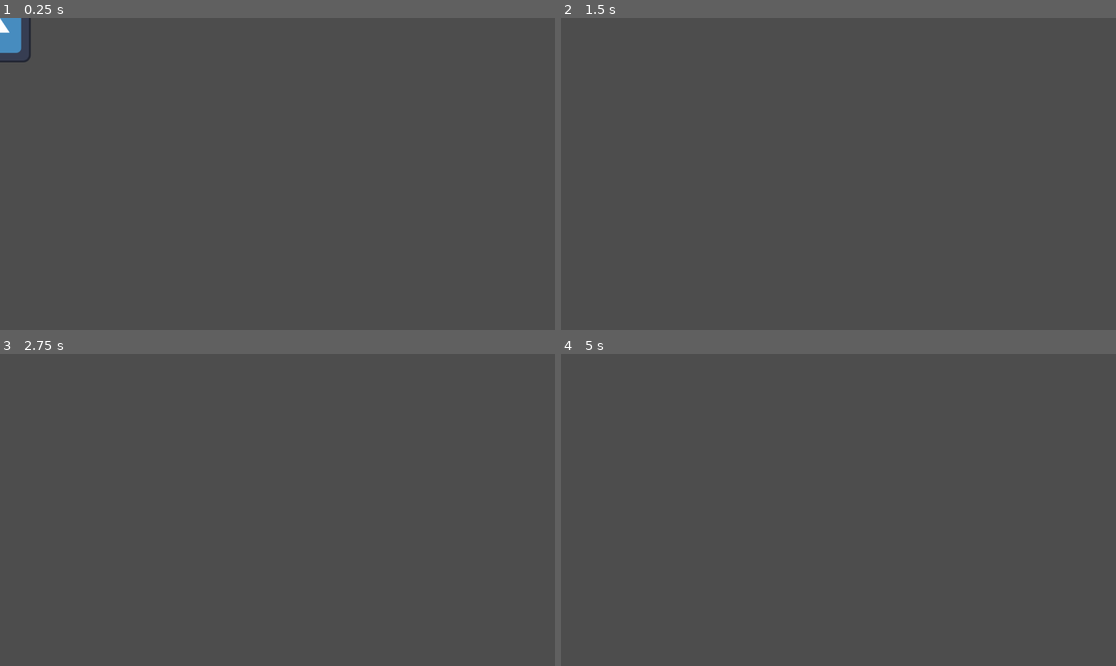
Above: before the commit, frames 1-4 (two rows, left to right).
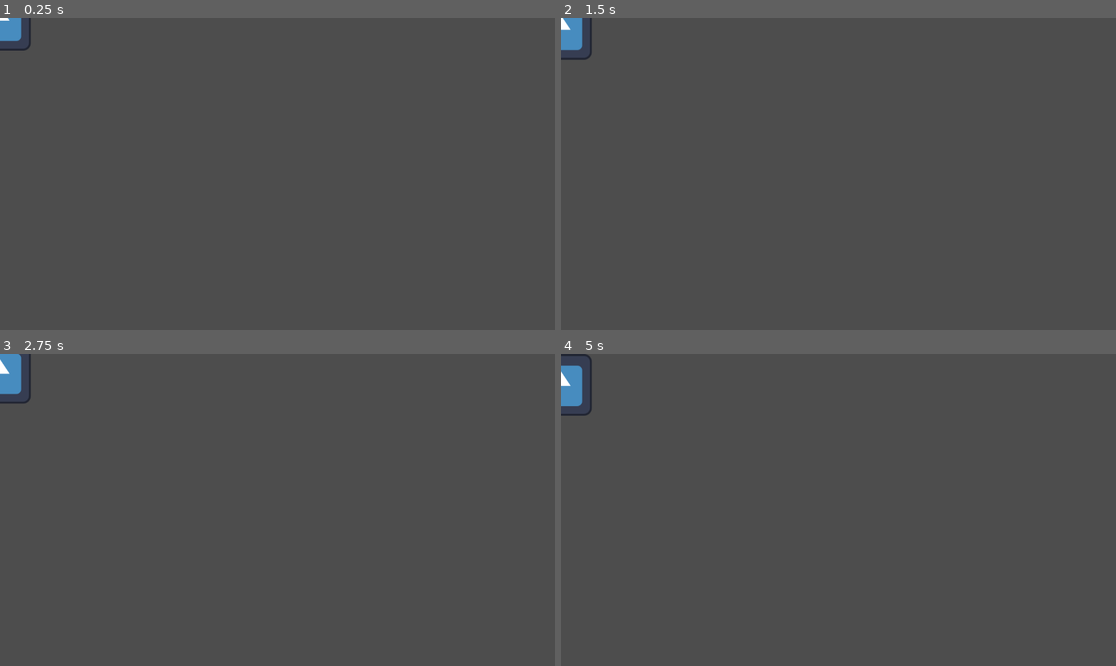
Above: after the commit, the same moments.

Repository: GenericUserIsTaken/boatgame
Game: Godot game, scene res://game.tscn
The game is run twice, just before and just after one commit, with the same random seed, the same clock (stepped at 60 frames per second) and the same inputs. The engine's default icon, where the game draws it, is replaced by a stand-in: a white triangle on a blue panel in a dark square.
Inputs:
- Up to frame 1 (0.25 s): no input
- Up to frame 2 (1.5 s): hold Right (ui_right) 0.53-1.28 s; hold Down (ui_down) from 1.28 s (still down)
- Up to frame 3 (2.75 s): tap Enter at 2 s; release Down (ui_down) at 2.03 s; hold Right (ui_right) from 2.03 s (still down)
- Up to frame 4 (5 s): tap Space at 2.75 s; release Right (ui_right) at 2.78 s; hold Up (ui_up) 2.78-3.53 s; hold Left (ui_left) from 3.53 s (still down); tap Enter at 4.25 s

The runs differ from the first frame. In frame 1, 0.3% of the frame differs, in the area x 0-6%, y 0-15%; in frame 2, 0.5%; in frame 3, 0.6%; in frame 4, 0.7%, in the area x 0-6%, y 0-20%.
Error before the commit: Parse Error: Expected expression for variable initial value after "=". (res://boat.gd:13)
Error after the commit: Invalid operands 'Vector2' and 'int' in operator '-'. (res://boat.gd:21)

Commit message:
Added direction and movement

Diff:
--- a/boat.gd
+++ b/boat.gd
@@ -1,18 +1,36 @@
-extends PhysicsBody2D
+extends RigidBody2D
 
 # Called when the node enters the scene tree for the first time.
 func _ready() -> void:
-	var accelaration
 	pass
 
 
 
 
 func _process(delta:):
-	var speed
-	var friction =
+	gravity_scale = 0
+	var accelaration = 2
+	var speed = accelaration * 2
+	var MaxSpeed = 200
+	var friction = 2 * speed
 	var direction = Input.get_vector("left", "right", "up", "down")
-	if direction.length() > 0:
-		speed = direction.normalized() * speed
-	else:
-		speed = direction.normalized() - friction
+	if Input.is_action_pressed("ui_right"):
+		if direction.length() > 0:
+			speed = direction.normalized() * speed
+		else:
+			speed = direction.normalized() - friction
+	if Input.is_action_pressed("ui_left"):
+		if direction.length() > 0:
+			speed = direction.normalized() * speed
+		else:
+			speed = direction.normalized() - friction
+	if Input.is_action_pressed("ui_up"):
+		if direction.length() > 0:
+			speed = direction.normalized() * speed
+		else:
+			speed = direction.normalized() - friction
+	if Input.is_action_pressed("ui_down"):
+		if direction.length() > 0:
+			speed = direction.normalized() * speed
+		else:
+			speed = direction.normalized() - friction
--- a/project.godot
+++ b/project.godot
@@ -11,7 +11,7 @@
 [application]
 
 config/name="boatgame"
-run/main_scene="uid://m2vd1g1e8cw5"
+run/main_scene="res://game.tscn"
 config/features=PackedStringArray("4.3", "GL Compatibility")
 config/icon="res://icon.svg"
 
@@ -19,6 +19,41 @@
 
 GlobalManager="*res://global_manager.gd"
 
+[input]
+
+ui_left={
+"deadzone": 0.5,
+"events": [Object(InputEventKey,"resource_local_to_scene":false,"resource_name":"","device":0,"window_id":0,"alt_pressed":false,"shift_pressed":false,"ctrl_pressed":false,"meta_pressed":false,"pressed":false,"keycode":4194319,"physical_keycode":0,"key_label":0,"unicode":0,"location":0,"echo":false,"script":null)
+, Object(InputEventJoypadButton,"resource_local_to_scene":false,"resource_name":"","device":0,"button_index":13,"pressure":0.0,"pressed":false,"script":null)
+, Object(InputEventJoypadMotion,"resource_local_to_scene":false,"resource_name":"","device":0,"axis":0,"axis_value":-1.0,"script":null)
+, Object(InputEventKey,"resource_local_to_scene":false,"resource_name":"","device":-1,"window_id":0,"alt_pressed":false,"shift_pressed":false,"ctrl_pressed":false,"meta_pressed":false,"pressed":false,"keycode":0,"physical_keycode":65,"key_label":0,"unicode":97,"location":0,"echo":false,"script":null)
+]
+}
+ui_right={
+"deadzone": 0.5,
+"events": [Object(InputEventKey,"resource_local_to_scene":false,"resource_name":"","device":0,"window_id":0,"alt_pressed":false,"shift_pressed":false,"ctrl_pressed":false,"meta_pressed":false,"pressed":false,"keycode":4194321,"physical_keycode":0,"key_label":0,"unicode":0,"location":0,"echo":false,"script":null)
+, Object(InputEventJoypadButton,"resource_local_to_scene":false,"resource_name":"","device":0,"button_index":14,"pressure":0.0,"pressed":false,"script":null)
+, Object(InputEventJoypadMotion,"resource_local_to_scene":false,"resource_name":"","device":0,"axis":0,"axis_value":1.0,"script":null)
+, Object(InputEventKey,"resource_local_to_scene":false,"resource_name":"","device":-1,"window_id":0,"alt_pressed":false,"shift_pressed":false,"ctrl_pressed":false,"meta_pressed":false,"pressed":false,"keycode":0,"physical_keycode":68,"key_label":0,"unicode":100,"location":0,"echo":false,"script":null)
+]
+}
+ui_up={
+"deadzone": 0.5,
+"events": [Object(InputEventKey,"resource_local_to_scene":false,"resource_name":"","device":0,"window_id":0,"alt_pressed":false,"shift_pressed":false,"ctrl_pressed":false,"meta_pressed":false,"pressed":false,"keycode":4194320,"physical_keycode":0,"key_label":0,"unicode":0,"location":0,"echo":false,"script":null)
+, Object(InputEventJoypadButton,"resource_local_to_scene":false,"resource_name":"","device":0,"button_index":11,"pressure":0.0,"pressed":false,"script":null)
+, Object(InputEventJoypadMotion,"resource_local_to_scene":false,"resource_name":"","device":0,"axis":1,"axis_value":-1.0,"script":null)
+, Object(InputEventKey,"resource_local_to_scene":false,"resource_name":"","device":-1,"window_id":0,"alt_pressed":false,"shift_pressed":false,"ctrl_pressed":false,"meta_pressed":false,"pressed":false,"keycode":0,"physical_keycode":87,"key_label":0,"unicode":119,"location":0,"echo":false,"script":null)
+]
+}
+ui_down={
+"deadzone": 0.5,
+"events": [Object(InputEventKey,"resource_local_to_scene":false,"resource_name":"","device":0,"window_id":0,"alt_pressed":false,"shift_pressed":false,"ctrl_pressed":false,"meta_pressed":false,"pressed":false,"keycode":4194322,"physical_keycode":0,"key_label":0,"unicode":0,"location":0,"echo":false,"script":null)
+, Object(InputEventJoypadButton,"resource_local_to_scene":false,"resource_name":"","device":0,"button_index":12,"pressure":0.0,"pressed":false,"script":null)
+, Object(InputEventJoypadMotion,"resource_local_to_scene":false,"resource_name":"","device":0,"axis":1,"axis_value":1.0,"script":null)
+, Object(InputEventKey,"resource_local_to_scene":false,"resource_name":"","device":-1,"window_id":0,"alt_pressed":false,"shift_pressed":false,"ctrl_pressed":false,"meta_pressed":false,"pressed":false,"keycode":0,"physical_keycode":83,"key_label":0,"unicode":115,"location":0,"echo":false,"script":null)
+]
+}
+
 [rendering]
 
 renderer/rendering_method="gl_compatibility"
